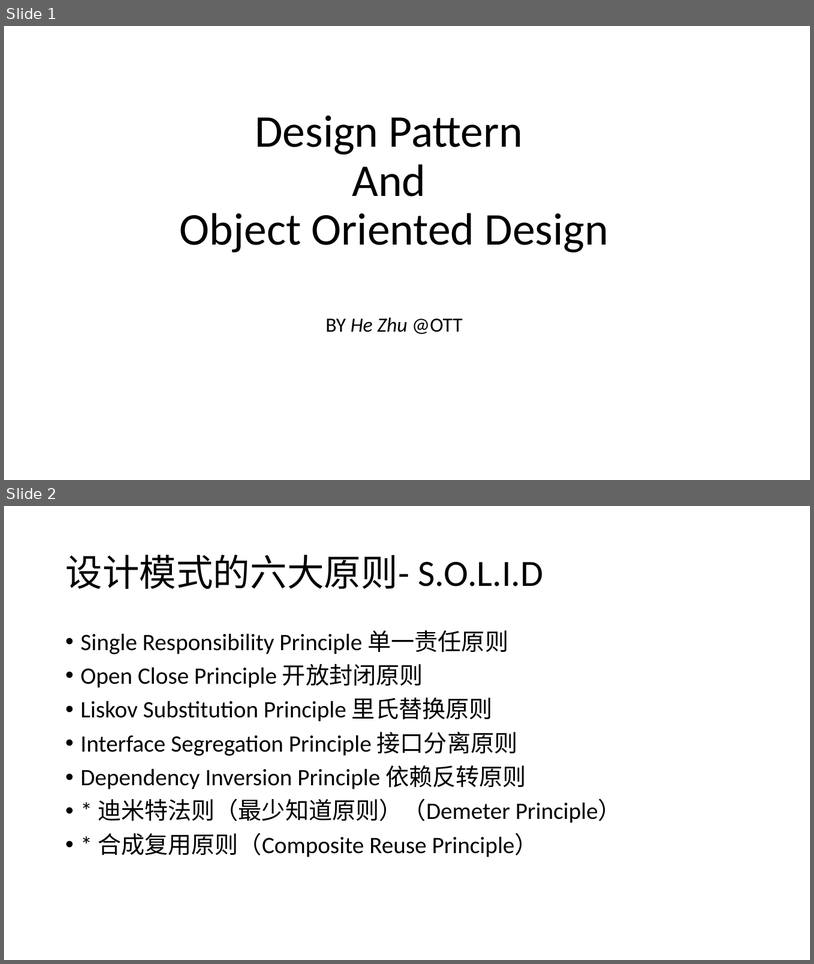
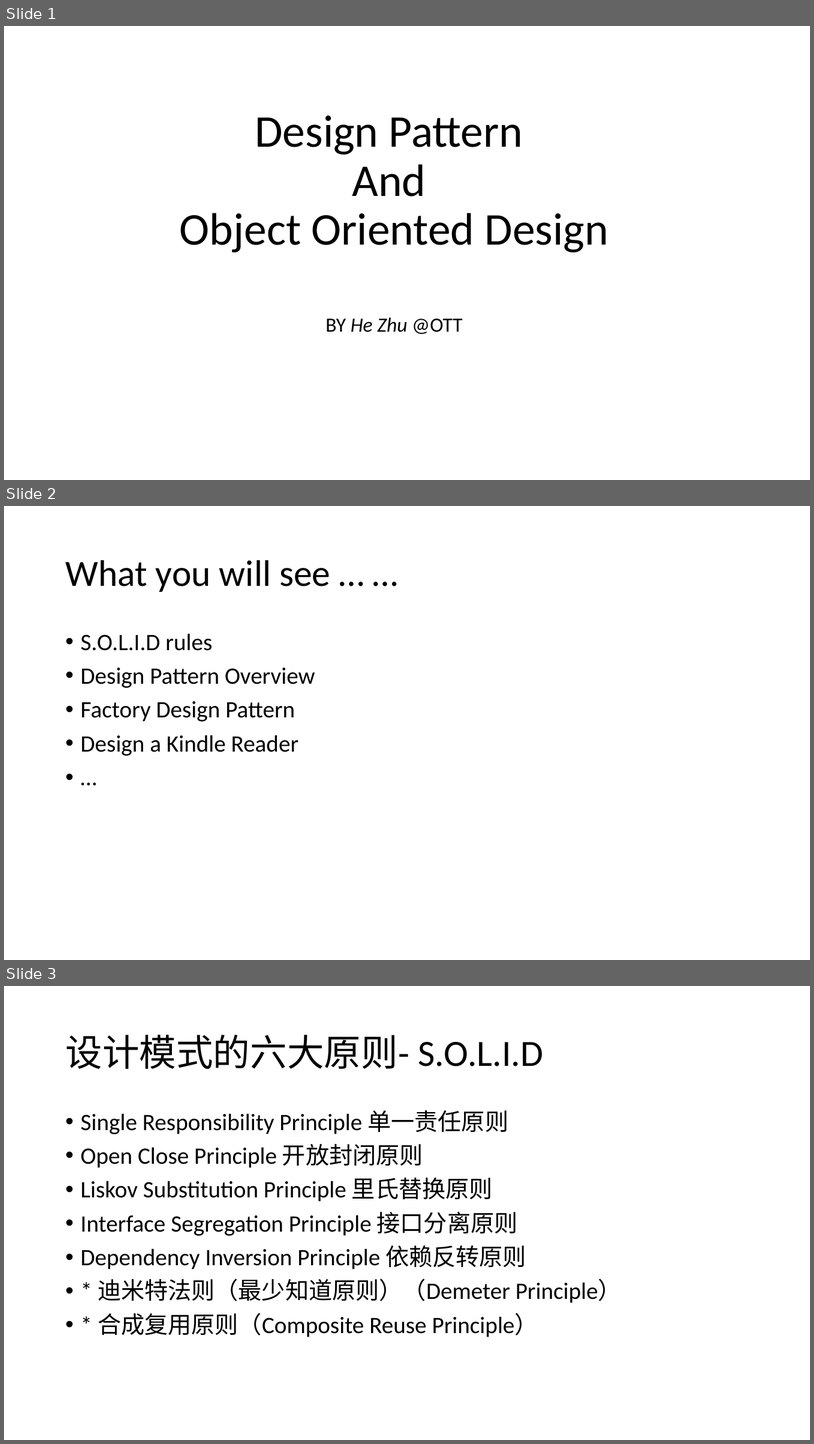
Before and after one commit to TWDH/Development, a slide deck: 赫桑的算法宝典/3.经典面试题/06.技术文章/Design Patterns and OOD.pptx. Shown one above the other, each under a label of ours: slides 1 and 2 before the commit, slides 1, 2 and 3 after it. The pictures are 814x964 and 814x1444 pixels, drawn with LibreOffice and Linux fonts; fonts in the diff are those of the drawing. Boxes give left, top, right and bottom in pixels: in the first picture for what was removed or moved away, otherwise in the second. Text is boxed around its words. In the diff, an @@ line names an element or a change of style, - is before the commit and + after.

```diff
--- a/赫桑的算法宝典/3.经典面试题/06.技术文章/Design Patterns and OOD.pptx
+++ b/赫桑的算法宝典/3.经典面试题/06.技术文章/Design Patterns and OOD.pptx
@@ slide 2 added at (4,506,810,960), background #FFFFFF @@
@@ title added at (65,560,330,592), 44 pt, text #000000 @@
+What you will see … …
@@ text added at (81,633,315,756), 28 pt, text #000000 @@
+• S.O.L.I.D rules
+• Design Pattern Overview
+• Factory Design Pattern
+• Design a Kindle Reader
+• …
@@ what was slide 2 is now slide 3 @@
```
Also in this commit, not shown: 2 slides changed, 1 other file.
